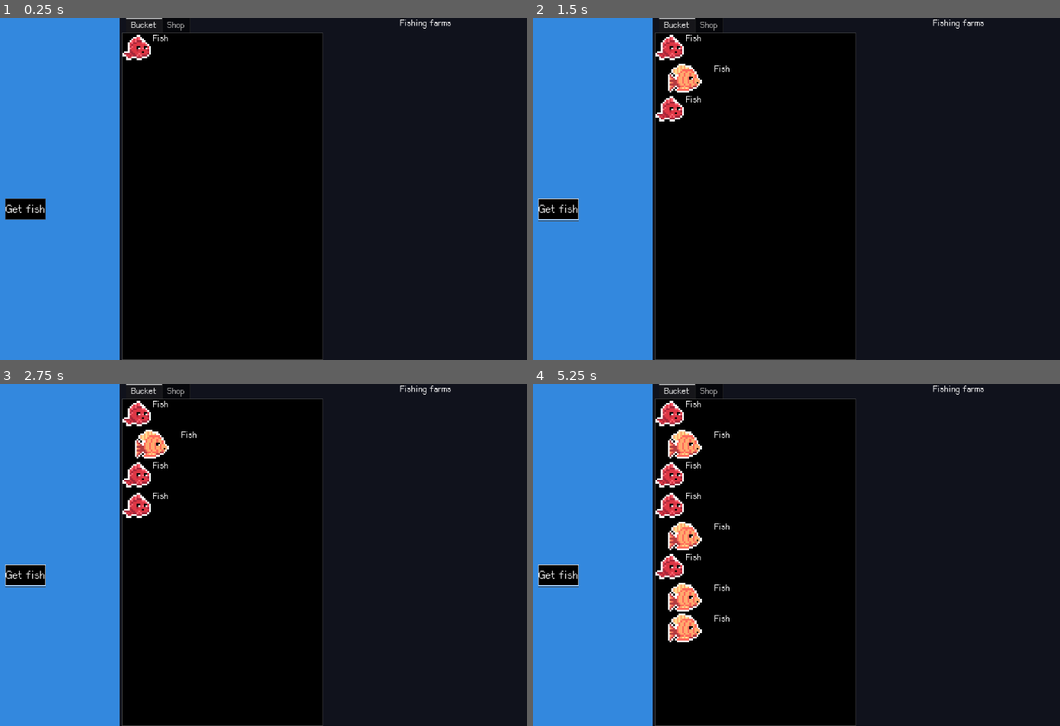
Above: before the commit, frames 1-4 (two rows, left to right).
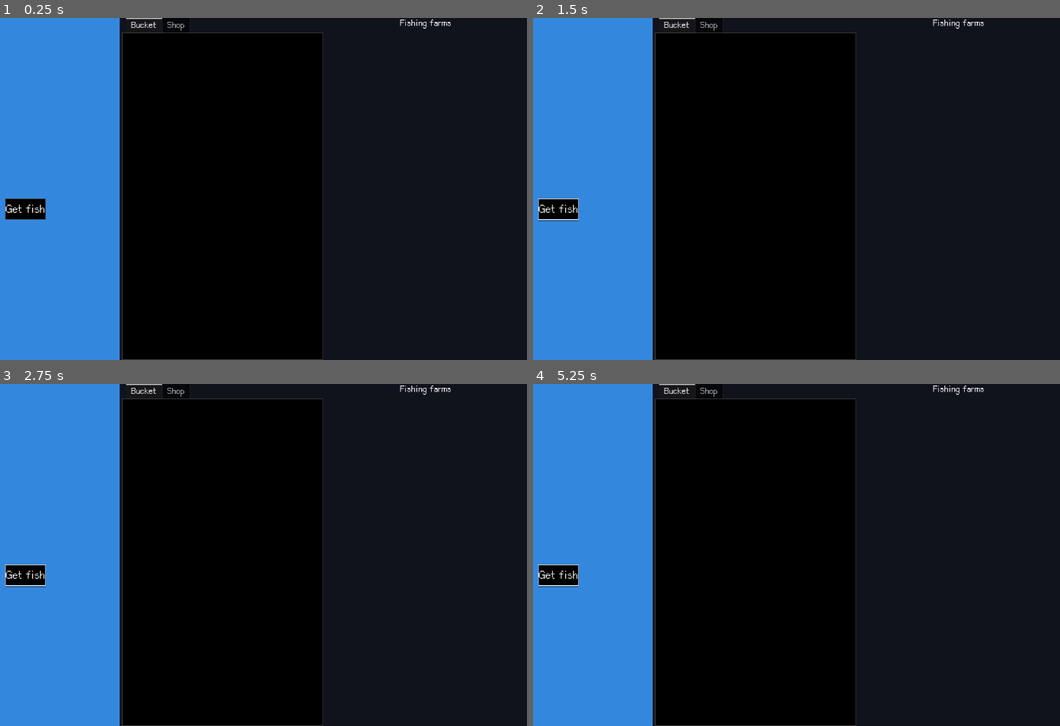
Above: after the commit, the same moments.

Repository: Unchained112/IncrementalFisher
Game: Godot game, scene res://scenes/game.tscn
The game is run twice, just before and just after one commit, with the same random seed, the same clock (stepped at 60 frames per second) and the same inputs. The project has no main scene, so this scene is started directly.
Inputs:
- Up to frame 1 (0.25 s): no input
- Up to frame 2 (1.5 s): click "Get fish" at 0.5 s; click "Get fish" at 1.25 s
- Up to frame 3 (2.75 s): click "Get fish" at 2 s
- Up to frame 4 (5.25 s): tap Enter at 2.75, 4.25 s; tap Space at 3.5, 5 s

The runs differ from the first frame. In frame 1, 0.3% of the frame differs, in the area x 23-32%, y 4-13%; in frame 2, 1.0%; in frame 3, 1.3%; in frame 4, 3.0%, in the area x 23-38%, y 4-76%.
Error after the commit: Trying to assign value of type 'Node2D' to a variable of type 'fish.gd'. (res://scripts/bucket.gd:8)

Commit message:
新增界面布局场景
原有的fish和game场景记得没动，不知道为什么有修改

Diff:
--- a/scenes/fish.tscn
+++ b/scenes/fish.tscn
@@ -1,28 +1,3 @@
-[gd_scene load_steps=4 format=3 uid="uid://dddxjgnptg3xk"]
+[gd_scene format=3 uid="uid://dddxjgnptg3xk"]
 
-[ext_resource type="Script" path="res://scripts/fish.gd" id="1_dje6v"]
-[ext_resource type="Texture2D" uid="uid://ch157rj5vhw8f" path="res://assets/graphics/SpearFishingAssetsPack/Sprites/Fish1-16x16/Red.png" id="2_whmy7"]
-
-[sub_resource type="AtlasTexture" id="AtlasTexture_2dtr0"]
-resource_local_to_scene = true
-atlas = ExtResource("2_whmy7")
-region = Rect2(0, 0, 16, 16)
-
-[node name="Fish" type="HBoxContainer"]
-offset_right = 139.0
-offset_bottom = 62.0
-size_flags_vertical = 2
-script = ExtResource("1_dje6v")
-
-[node name="FishSprite" type="TextureRect" parent="."]
-clip_contents = true
-custom_minimum_size = Vector2(0, 54)
-layout_mode = 2
-texture = SubResource("AtlasTexture_2dtr0")
-expand_mode = 3
-
-[node name="FishInfo" type="Label" parent="."]
-layout_mode = 2
-size_flags_horizontal = 3
-size_flags_vertical = 1
-text = "Fish"
+[node name="Farm" type="Node2D"]
--- a/scenes/game.tscn
+++ b/scenes/game.tscn
@@ -66,7 +66,6 @@
 size_flags_vertical = 2
 
 [node name="Fish" parent="CanvasLayer/HBoxContainer/TabContainer/Bucket/ScrollContainer/VBoxContainer" instance=ExtResource("4_nh6pg")]
-layout_mode = 2
 
 [node name="Shop" type="TabBar" parent="CanvasLayer/HBoxContainer/TabContainer"]
 visible = false
--- /dev/null
+++ b/scenes/gamelayout.tscn
@@ -0,0 +1,60 @@
+[gd_scene load_steps=2 format=3 uid="uid://bvgc2xolpv1st"]
+
+[ext_resource type="Texture2D" uid="uid://sasia0yjejhh" path="res://assets/graphics/SpearFishingAssetsPack/Sprites/Shark - 32x32/Shark.png" id="1_hspw4"]
+
+[node name="gamelayout" type="Node2D"]
+
+[node name="farm" type="Node2D" parent="."]
+
+[node name="鱼塘背景" type="ColorRect" parent="farm"]
+offset_right = 1152.0
+offset_bottom = 648.0
+size_flags_horizontal = 3
+size_flags_vertical = 3
+color = Color(0.0784314, 0.380392, 0.737255, 1)
+metadata/_edit_use_anchors_ = true
+
+[node name="钓场入口与快捷钓鱼键" type="Button" parent="farm"]
+offset_right = 184.0
+offset_bottom = 104.0
+text = "钓场入口。
+设计钓场前在此点击钓鱼
+"
+
+[node name="鱼（举例）" type="Area2D" parent="farm"]
+position = Vector2(320, 408)
+
+[node name="CollisionShape2D" type="CollisionShape2D" parent="farm/鱼（举例）"]
+
+[node name="Sprite2D" type="Sprite2D" parent="farm/鱼（举例）"]
+position = Vector2(0, 1.90735e-05)
+scale = Vector2(12.25, 6.75)
+texture = ExtResource("1_hspw4")
+region_enabled = true
+region_rect = Rect2(0, 0, 32, 32)
+
+[node name="选中鱼后显示鱼的信息" type="RichTextLabel" parent="farm"]
+offset_left = 920.0
+offset_top = 72.0
+offset_right = 1144.0
+offset_bottom = 496.0
+text = "选中鱼后显示鱼的信息"
+
+[node name="HUD" type="CanvasLayer" parent="."]
+
+[node name="金币" type="TextEdit" parent="HUD"]
+offset_left = 960.0
+offset_right = 1152.0
+offset_bottom = 64.0
+text = "金币显示"
+
+[node name="商店" type="Button" parent="HUD"]
+offset_left = 800.0
+offset_right = 952.0
+offset_bottom = 64.0
+text = "商店，点一下出来占
+满大部分屏幕的商店
+"
+
+[node name="钓场（暂不设计）" type="Node2D" parent="."]
+position = Vector2(-64, 144)
